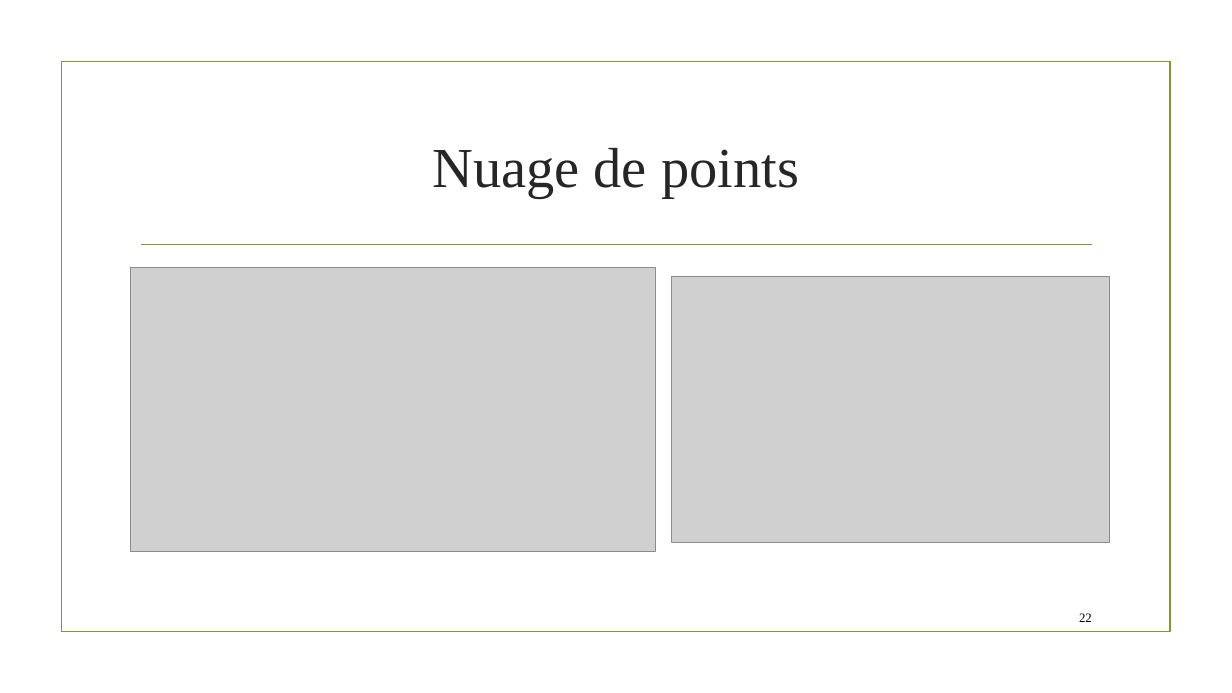
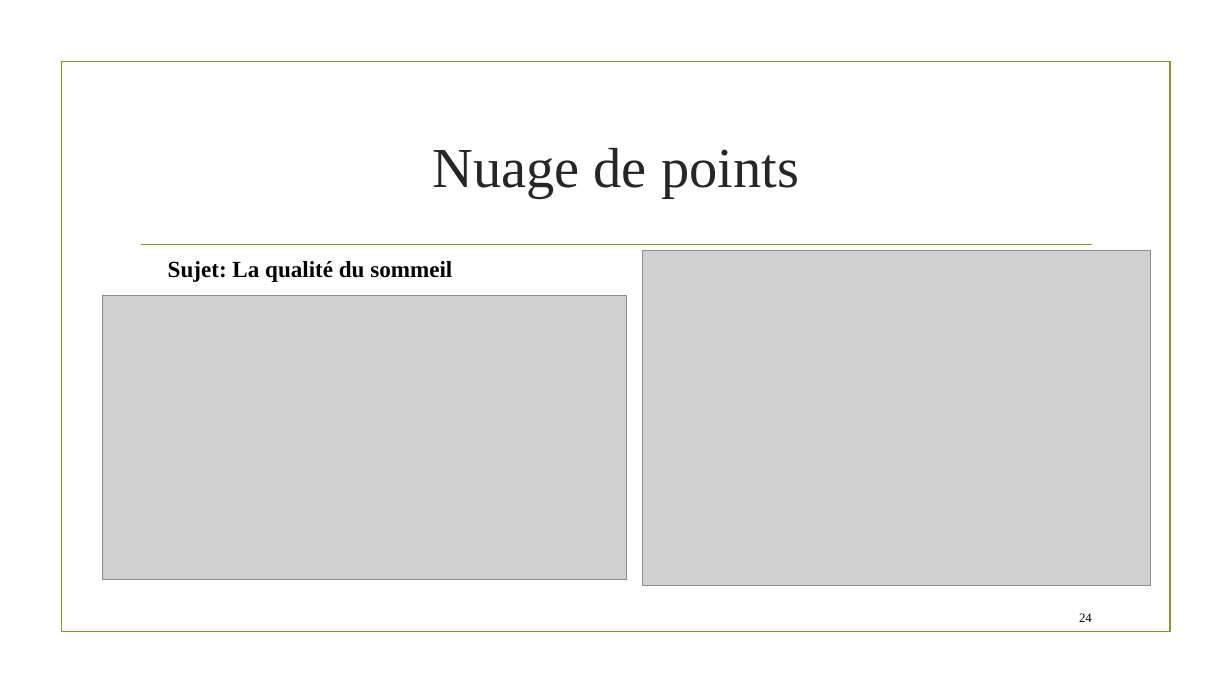
Before and after one commit to ML-for-B-E/Statistique-graphique, a slide deck: slide 24 of Statistique graphique.pptx (slide 22 before the commit). Drawn at 1232x693 pixels with LibreOffice and Linux fonts; fonts in the diff are those of the drawing; grey boxes stand for pictures; background and template pictures are left out. Boxes give left, top, right and bottom in pixels: in the first picture for what was removed or moved away, otherwise in the second. Text is boxed around its words. In the diff, an @@ line names an element or a change of style, - is before the commit and + after.

```diff
--- a/Statistique graphique.pptx
+++ b/Statistique graphique.pptx
@@ text added at (168,261,452,282), 18 pt, text #000000, bold @@
+Sujet: La qualité du sommeil
@@ picture: place and size @@
-picture at (672,276,1110,543)
+picture at (643,250,1152,586)
@@ picture: place and size @@
-picture at (131,267,656,551)
+picture at (103,296,628,579)
@@ page number at (1079,613,1092,622): text changed @@
-22
+24
```
Also in this commit, not shown: 11 other slides changed, 2 slides added, 1 slide removed.
